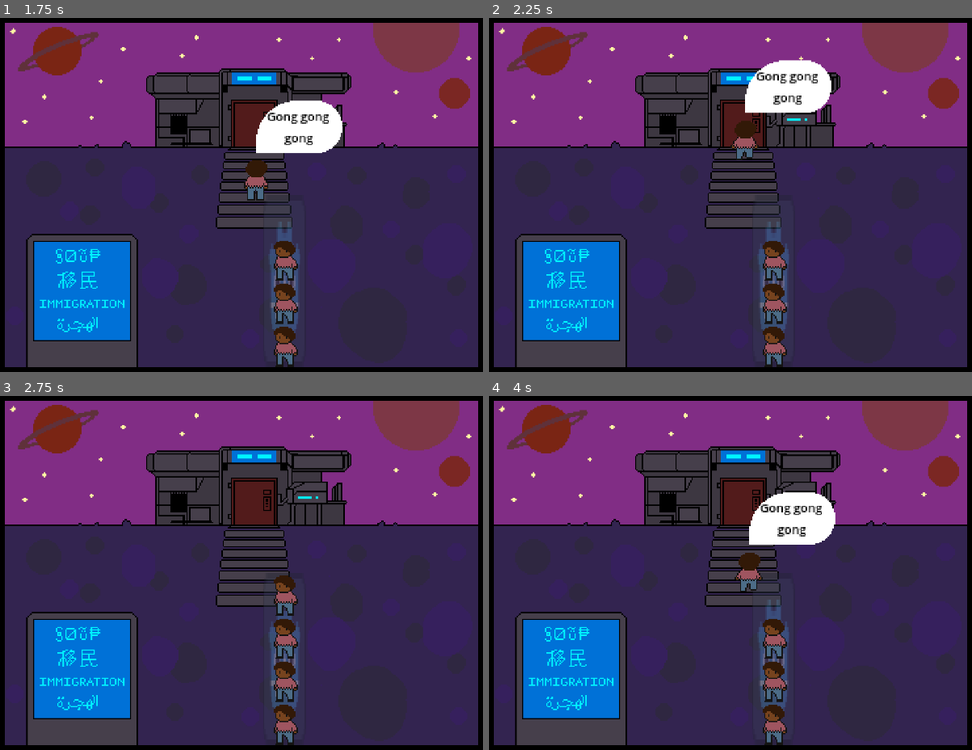
Above: before the commit, frames 1-4 (two rows, left to right).
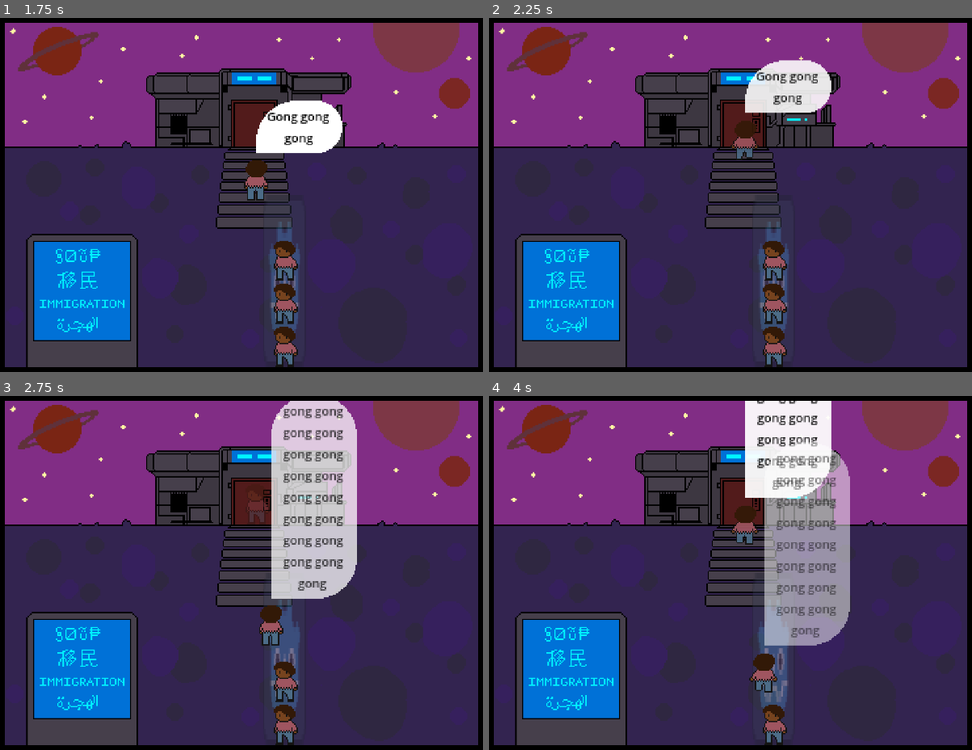
Above: after the commit, the same moments.

Repository: serrureriehurluberlesque/EGJ2024
Game: Godot game, scene res://scenes/main.tscn
Two runs of this game, one before a commit and one after it. Both use one fixed random seed, a clock stepped at 60 frames per second and the inputs below. Sound files missing from this copy of the repository are replaced by a short silence.
Inputs:
- Up to frame 1 (1.75 s): tap Enter at 0.5 s; tap Space at 1.25 s
- Up to frame 2 (2.25 s): no input
- Up to frame 3 (2.75 s): no input
- Up to frame 4 (4 s): no input

Frame 1 is identical in both runs. In frame 2, 1.1% of the frame differs, in the area x 53-71%, y 12-27%; in frame 3, 10%; in frame 4, 14%, in the area x 50-75%, y 1-87%.

Commit message:
add heritage, shade out and next level only for personnage

Diff:
--- /dev/null
+++ b/scenes/joueur.gd
@@ -0,0 +1,4 @@
+extends Personnage
+
+func _shade_out():
+	get_node("/root/Main").next_level()
--- a/scenes/joueur.tscn
+++ b/scenes/joueur.tscn
@@ -1,11 +1,12 @@
-[gd_scene load_steps=4 format=3 uid="uid://bt2brvj5wju04"]
+[gd_scene load_steps=5 format=3 uid="uid://bt2brvj5wju04"]
 
 [ext_resource type="PackedScene" uid="uid://dvgtvklfyagb5" path="res://scenes/personnage.tscn" id="1_o2ysa"]
 [ext_resource type="Script" path="res://scenes/Controle.gd" id="2_2keg3"]
+[ext_resource type="Script" path="res://scenes/joueur.gd" id="2_6uerq"]
 [ext_resource type="Texture2D" uid="uid://d07rjgslghr1s" path="res://assets/Chara_idle.png" id="2_cjfhx"]
 
 [node name="Joueur" instance=ExtResource("1_o2ysa")]
-SPEED = 80.0
+script = ExtResource("2_6uerq")
 
 [node name="Sprite2D" parent="." index="0"]
 texture = ExtResource("2_cjfhx")
--- a/scenes/personnage.gd
+++ b/scenes/personnage.gd
@@ -1,4 +1,5 @@
 extends Node2D
+class_name Personnage
 
 @export var SPEED = 100.0
 @onready var bubble_scene = preload("res://scenes/speech_bubble.tscn")
@@ -38,11 +39,15 @@
 			move(Vector2(0, -1), delta)
 		if can_move and not moving:
 			move_target = null
+
 	if not moving:
 		animate_move()
 	else:
 		animate_move(moving)
 	moving = false
+
+	if $ShadeOutTimer.time_left > 0:
+		modulate.a = sin($ShadeOutTimer.time_left * (PI / 2) / $ShadeOutTimer.wait_time)
 
 func animate_move(d=Vector2(0, 0)):
 	if d:
@@ -67,3 +72,13 @@
 	if pos == Vector2(0, 0):
 		print("Warning pos 0,0 ça va foutre la merde")
 	move_target = pos
+
+func shade_out():
+	$ShadeOutTimer.start()
+
+func _on_shade_out_timer_timeout():
+	hide()
+	_shade_out()
+
+func _shade_out():
+	pass
--- a/scenes/personnage.tscn
+++ b/scenes/personnage.tscn
@@ -22,3 +22,8 @@
 
 [node name="CollisionShape2D" type="CollisionShape2D" parent="Area2D"]
 shape = SubResource("RectangleShape2D_lhdsu")
+
+[node name="ShadeOutTimer" type="Timer" parent="."]
+one_shot = true
+
+[connection signal="timeout" from="ShadeOutTimer" to="." method="_on_shade_out_timer_timeout"]
--- a/scenes/porte.gd
+++ b/scenes/porte.gd
@@ -12,4 +12,4 @@
 
 
 func _on_area_2d_area_entered(area):
-	get_node("/root/Main").next_level()
+	area.get_node("..").shade_out()
